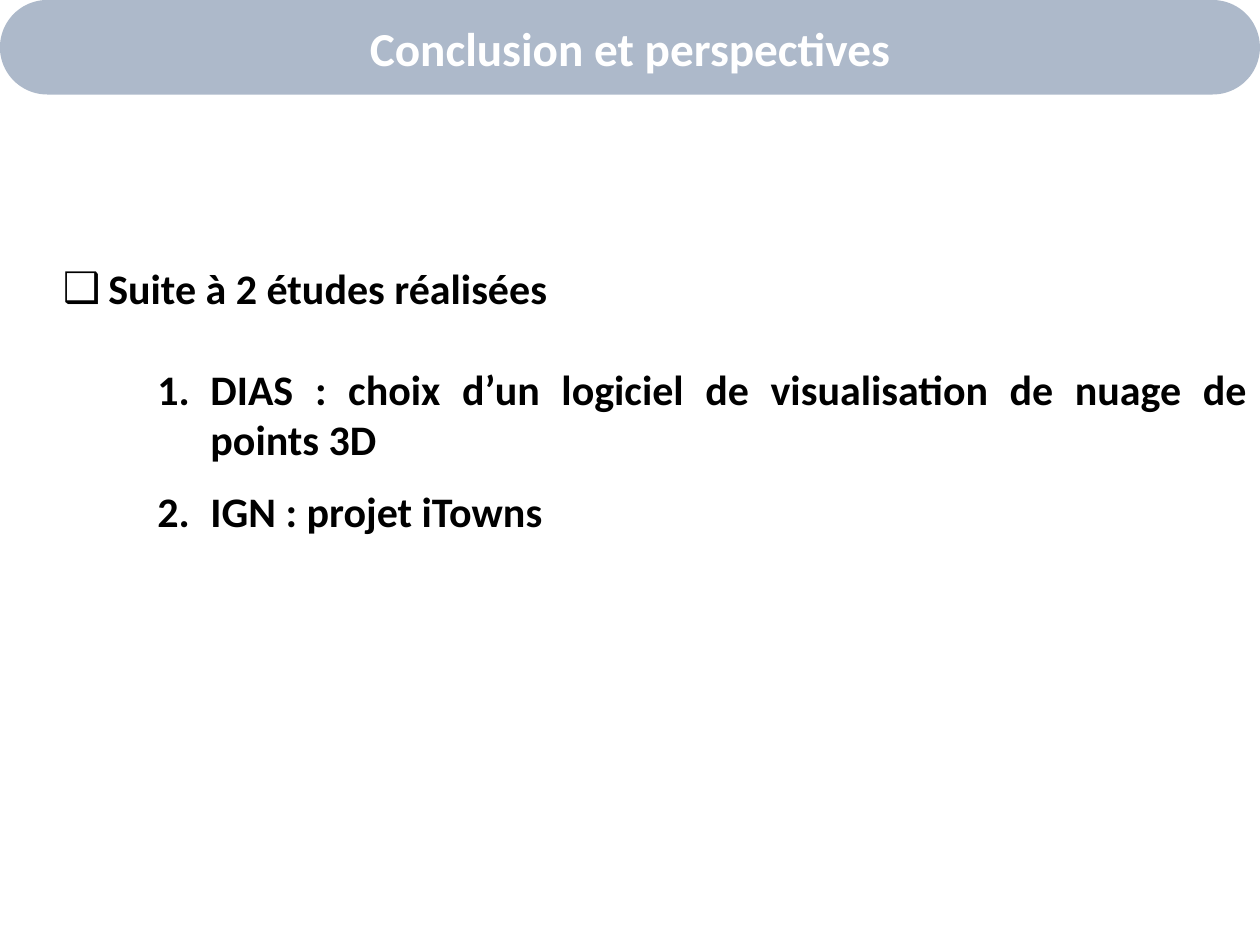
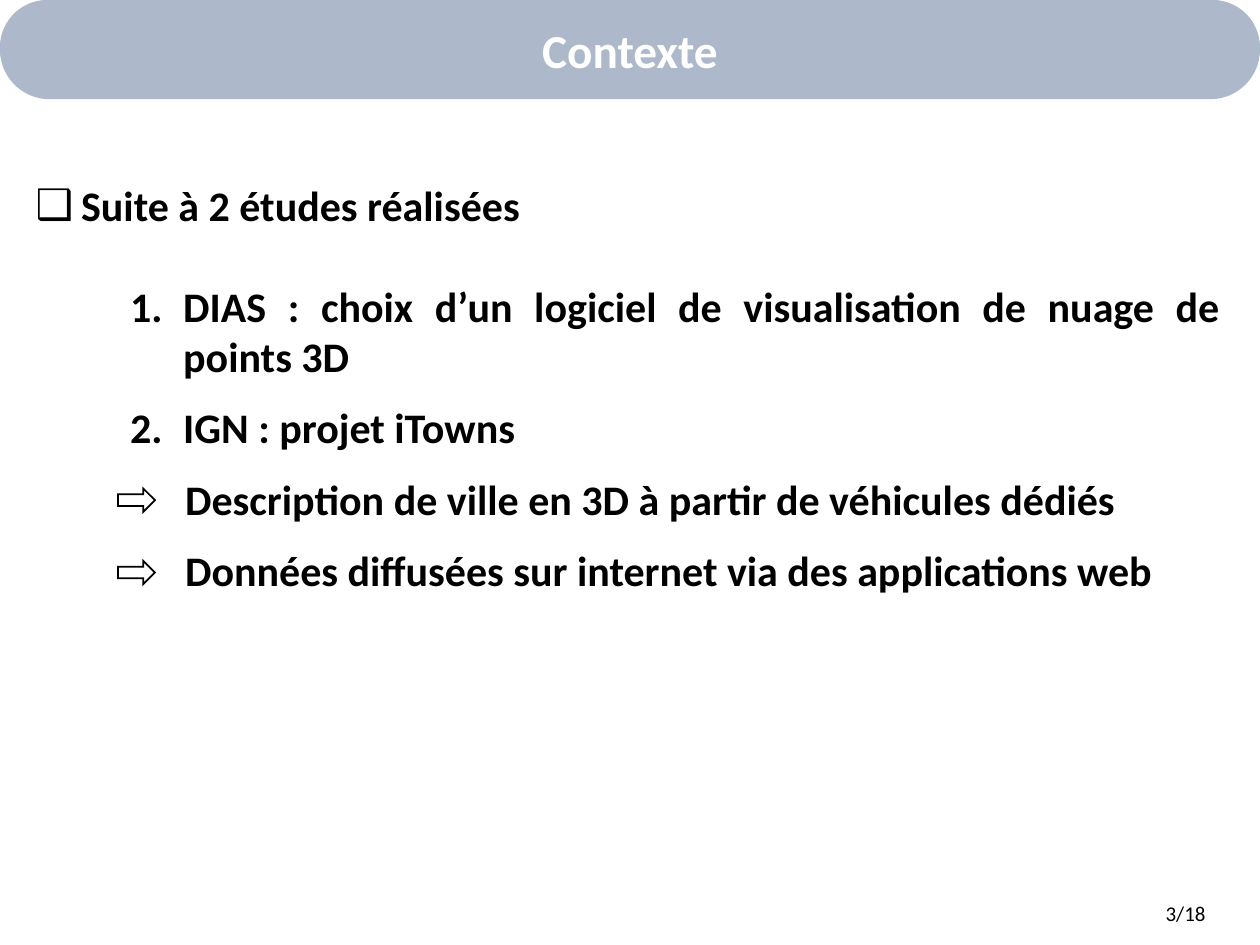
Before and after one commit to alkra/benchOKR, a slide deck: slide 4 of doc/ComitePilotage/Presentation.pptx. Drawn at 1260x945 pixels with LibreOffice and Linux fonts; fonts in the diff are those of the drawing; background and template pictures are left out. Boxes give left, top, right and bottom in pixels: in the first picture for what was removed or moved away, otherwise in the second. Text is boxed around its words. In the diff, an @@ line names an element or a change of style, - is before the commit and + after.

```diff
--- a/doc/ComitePilotage/Presentation.pptx
+++ b/doc/ComitePilotage/Presentation.pptx
@@ text "Conclusion et perspectives" rewrapped from [0,0,1260,94] to [370,37,890,68] @@
@@ rounded rectangle added at [0,0,1260,100], fill #ADB9CA, 27 pt, text #FFFFFF, bold @@
+Contexte
@@ text "Suite à 2 études réalisées": place and size @@
-text "Suite à 2 études réalisées" at [108,274,1247,534]
+text "Suite à 2 études réalisées" at [81,191,1220,593]
@@ right arrow added at [118,489,155,512], outline #000000 1 pt @@
@@ text at [185,485,1152,593]: paragraphs added @@
+      Description de ville en 3D à partir de véhicules dédiés
+      Données diffusées sur internet via des applications web
@@ right arrow added at [118,561,155,583], outline #000000 1 pt @@
@@ text added at [1166,906,1206,922], 12 pt, text #000000 @@
+3/18
```
Also in this commit, not shown: 17 other slides changed, 2 slides added, 2 slides removed, 2 other files.
